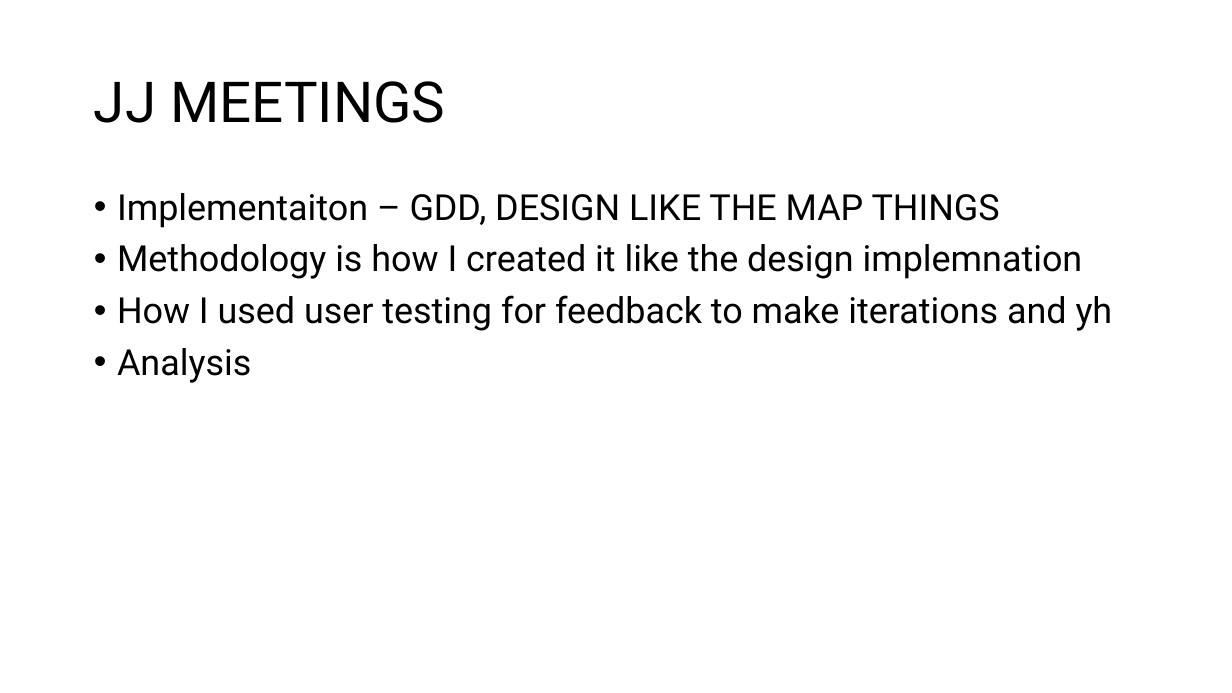
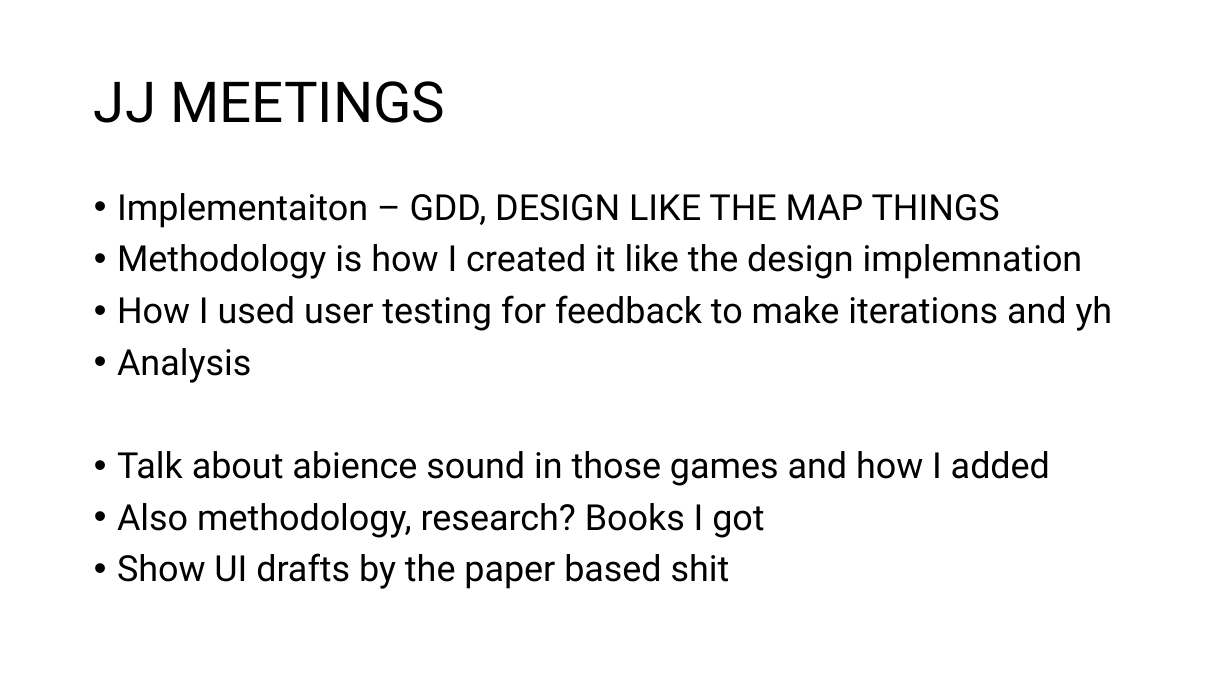
Before and after one commit to Mdot5596/Timeline-Takedown, a slide deck: slide 20 of Documentation/Report/Documentationofstuff.pptx. Drawn at 1232x693 pixels with LibreOffice and Linux fonts; fonts in the diff are those of the drawing. Boxes give left, top, right and bottom in pixels: in the first picture for what was removed or moved away, otherwise in the second. Text is boxed around its words. In the diff, an @@ line names an element or a change of style, - is before the commit and + after.

```diff
--- a/Documentation/Report/Documentationofstuff.pptx
+++ b/Documentation/Report/Documentationofstuff.pptx
@@ text at (117,451,1050,589): paragraphs added @@
+• Talk about abience sound in those games and how I added
+• Also methodology, research? Books I got
+• Show UI drafts by the paper based shit
```
Also in this commit, not shown: 1 slide added, 4 other files.
